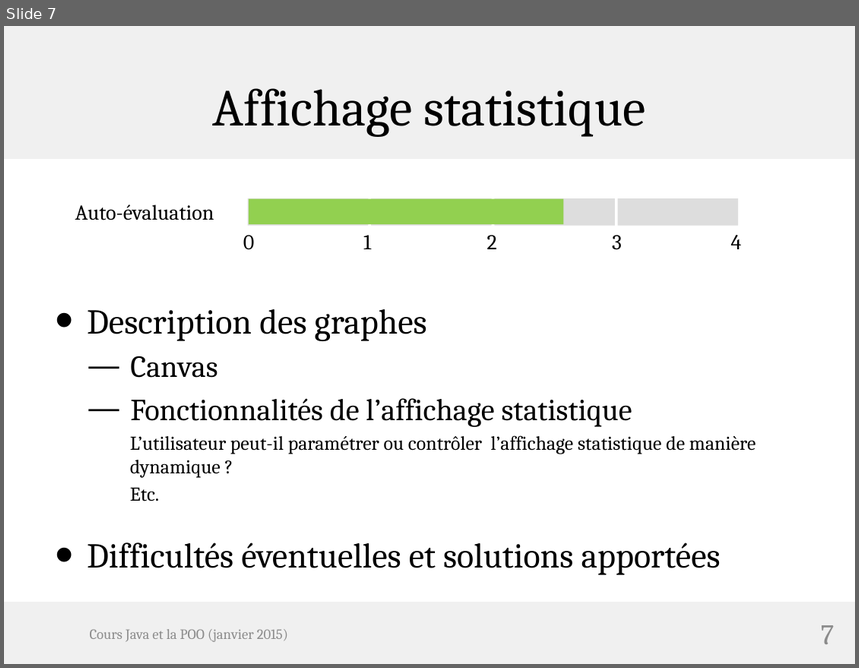
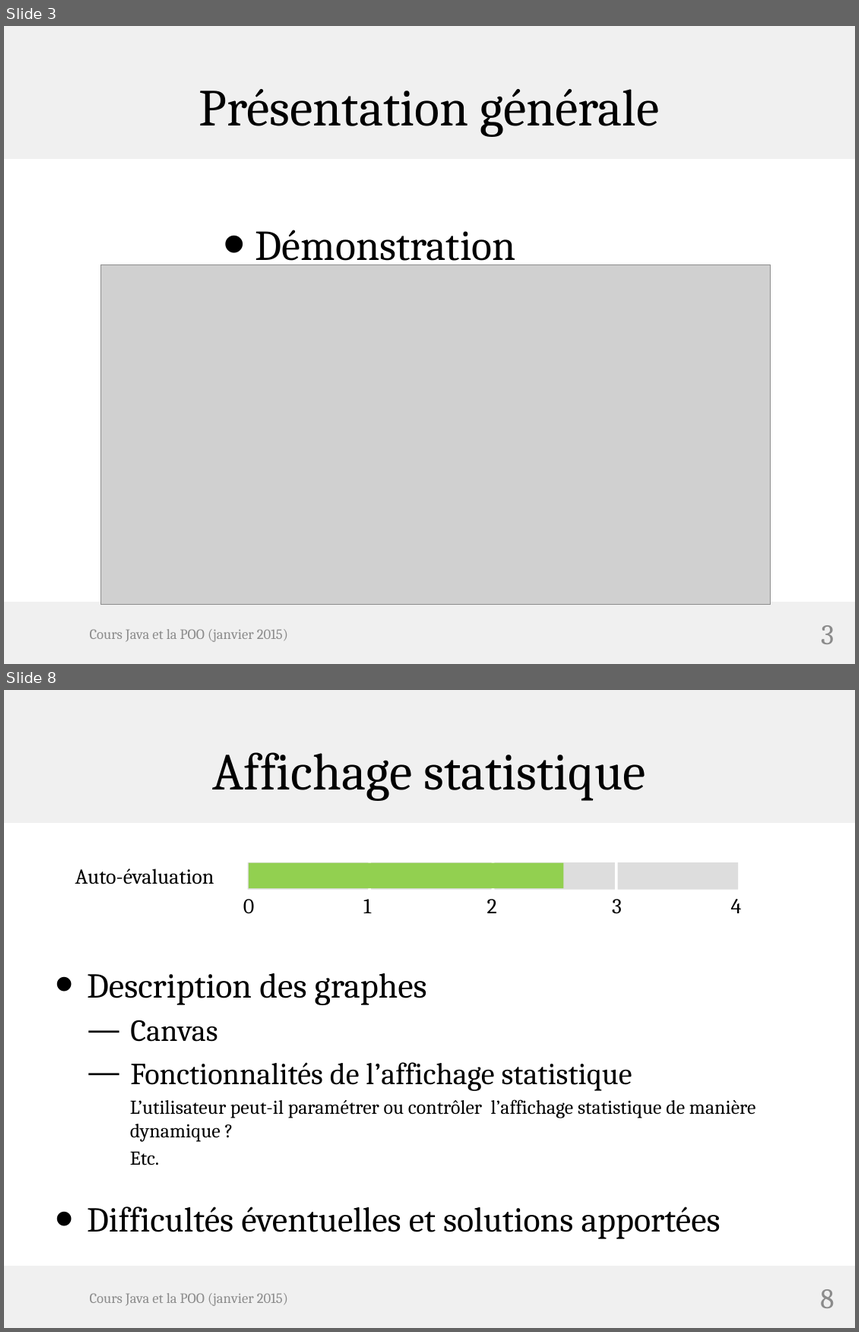
Before and after one commit to hugo-clems/projet-web, a slide deck: Oral Projet WEB .pptx. Shown one above the other, each under a label of ours: slide 7 before the commit, slides 3 and 8 after it; the slides between them are not shown. The pictures are 859x668 and 859x1332 pixels, drawn with LibreOffice and Linux fonts; fonts in the diff are those of the drawing; grey boxes stand for pictures; background and template pictures are left out. Boxes give left, top, right and bottom in pixels: in the first picture for what was removed or moved away, otherwise in the second. Text is boxed around its words. In the diff, an @@ line names an element or a change of style, - is before the commit and + after.

```diff
--- a/Oral Projet WEB .pptx
+++ b/Oral Projet WEB .pptx
@@ slide 3 added at (x1=4, y1=26, x2=855, y2=664), background #FFFFFF; not listed: 2 template elements that a slide beside it also shows @@
@@ title added at (x1=199, y1=89, x2=659, y2=137), 44 pt, text #000000 @@
+Présentation générale
@@ text added at (x1=256, y1=230, x2=516, y2=270), 36 pt, text #000000 @@
+• Démonstration
@@ picture added at (x1=101, y1=265, x2=771, y2=606) @@
@@ text added at (x1=90, y1=629, x2=288, y2=642), 12 pt, text #8C8C8C @@
+Cours Java et la POO (janvier 2015)
@@ page number added at (x1=821, y1=626, x2=834, y2=645), 24 pt, text #8C8C8C @@
+3
@@ what was slide 7 is now slide 8 @@
@@ page number at (x1=820, y1=1290, x2=834, y2=1309): text changed @@
-7
+8
```
Also in this commit, not shown: 4 slides changed.
